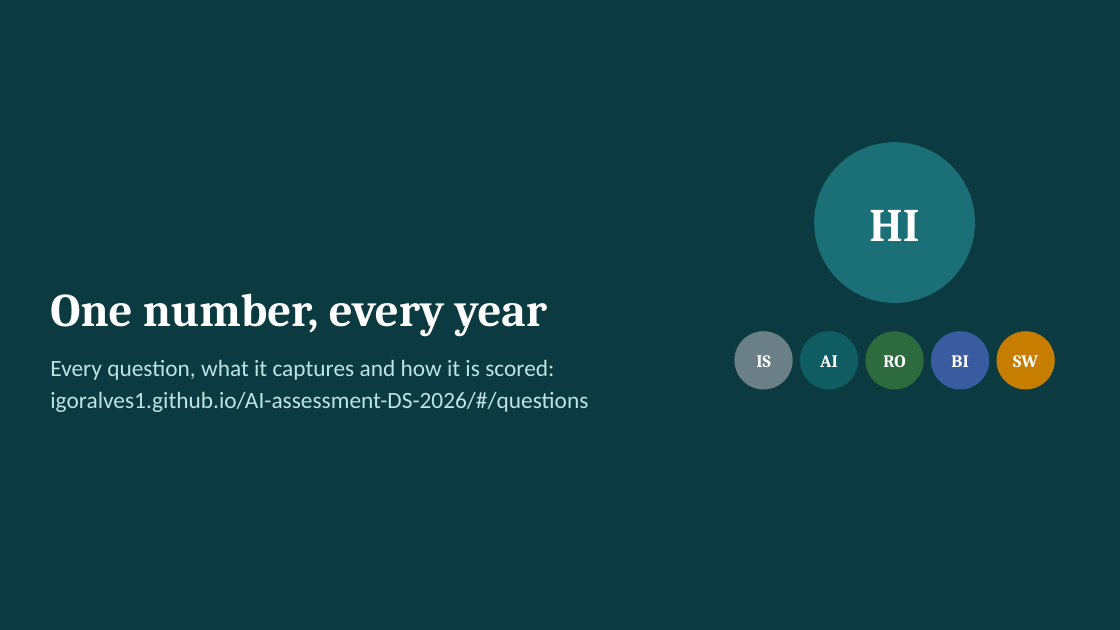
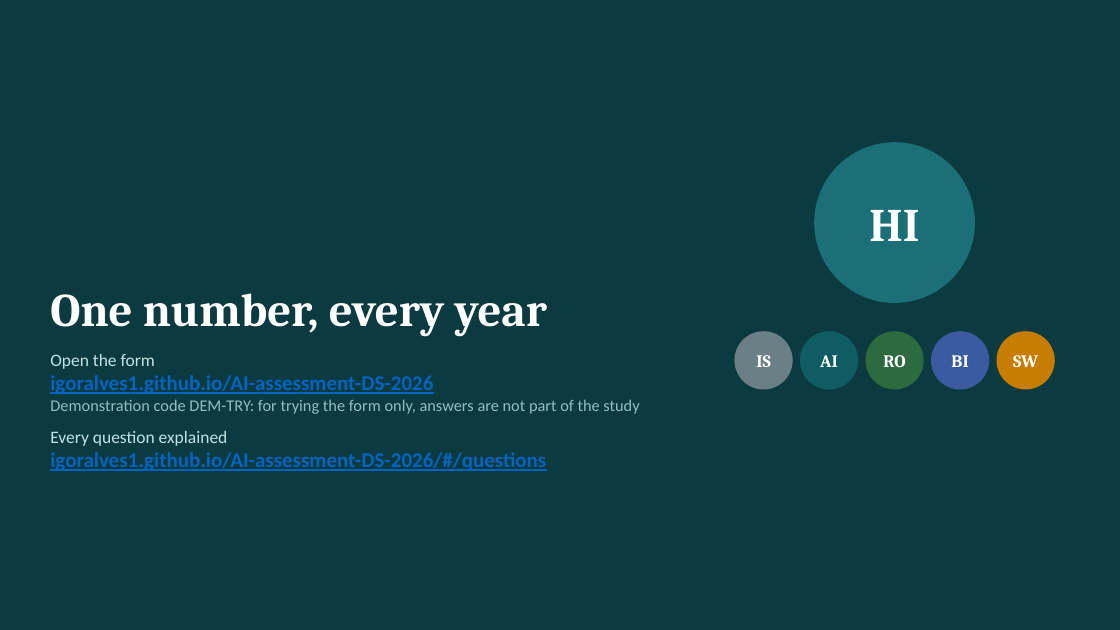
Before and after one commit to igoralves1/AI-assessment-DS-2026, a slide deck: slide 24 of public/downloads/ICARB-D-Survey-Teacher-Slides.pptx. Drawn at 1120x630 pixels with LibreOffice and Linux fonts; fonts in the diff are those of the drawing. Boxes give left, top, right and bottom in pixels: in the first picture for what was removed or moved away, otherwise in the second. Text is boxed around its words. In the diff, an @@ line names an element or a change of style, - is before the commit and + after.

Commit message:
Add a public demonstration code and clickable links in the slides
- DEM-TRY opens a sample course so anyone can try the form; answers stay in the browser (demo mode) or are never written (server mode), and are excluded from code lists and exports
- Questions guide explains that it is only a demonstration code, not the admin code
- Last slide links to the form (with the demonstration code) and to the questions guide; checklist slide links to the checklist

```diff
--- a/public/downloads/ICARB-D-Survey-Teacher-Slides.pptx
+++ b/public/downloads/ICARB-D-Survey-Teacher-Slides.pptx
@@ text at (x1=50, y1=354, x2=639, y2=446): text changed; size 20 to 14 pt; text colour #BFE3E5 to #8FBFC2 @@
-Every question, what it captures and how it is scored:
+Open the form
+igoralves1.github.io/AI-assessment-DS-2026
+Demonstration code DEM-TRY: for trying the form only, answers are not part of the study
+Every question explained
@@ text at (x1=50, y1=452, x2=546, y2=471): size 20 to 18 pt, text colour #BFE3E5 to #0563C1, bold on, underline on in "igoralves1.github.io/AI-assessment-DS-2026/#/questions"; less space between paragraphs @@
```
Also in this commit, not shown: 1 other slide changed, 9 other files.
